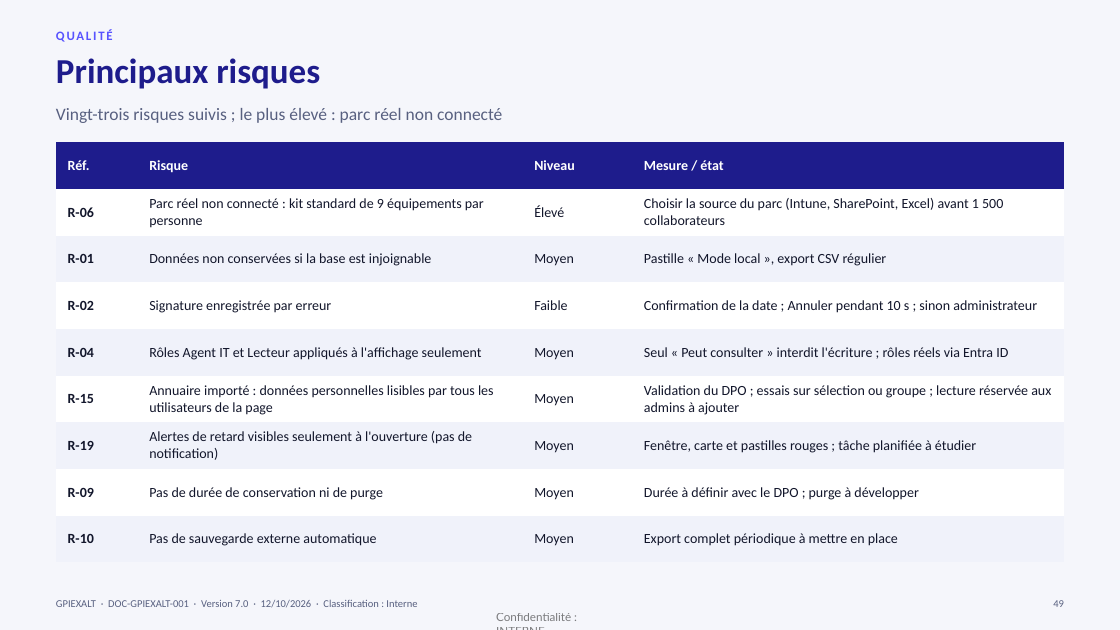
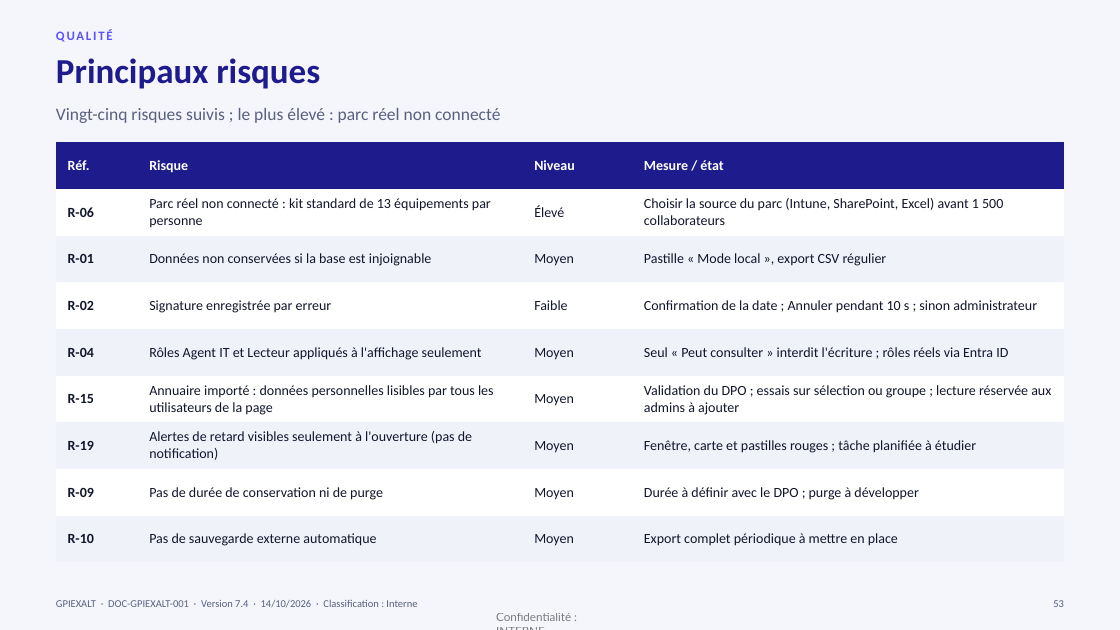
Before and after one commit to tesfamariam-exalt/myfirst-test, a slide deck: slide 53 of documentation/GPIEXALT_Documentation.pptx (slide 49 before the commit). Drawn at 1120x630 pixels with LibreOffice and Linux fonts; fonts in the diff are those of the drawing. Boxes give left, top, right and bottom in pixels: in the first picture for what was removed or moved away, otherwise in the second. Text is boxed around its words. In the diff, an @@ line names an element or a change of style, - is before the commit and + after.

```diff
--- a/documentation/GPIEXALT_Documentation.pptx
+++ b/documentation/GPIEXALT_Documentation.pptx
@@ text at <box>56,108,500,123</box>: text changed @@
-Vingt-trois risques suivis ; le plus élevé : parc réel non connecté
+Vingt-cinq risques suivis ; le plus élevé : parc réel non connecté
@@ table at <box>56,142,1065,562</box> @@
-row 2, column 2: Parc réel non connecté : kit standard de 9 équipements par personne
+row 2, column 2: Parc réel non connecté : kit standard de 13 équipements par personne
@@ text at <box>56,600,417,608</box>: text changed @@
-GPIEXALT · DOC-GPIEXALT-001 · Version 7.0 · 12/10/2026 · Classification : Interne
+GPIEXALT · DOC-GPIEXALT-001 · Version 7.4 · 14/10/2026 · Classification : Interne
@@ page number at <box>1053,600,1064,607</box>: text changed @@
-49
+53
```
Also in this commit, not shown: 52 other slides changed, 4 slides added, 53 other files.
